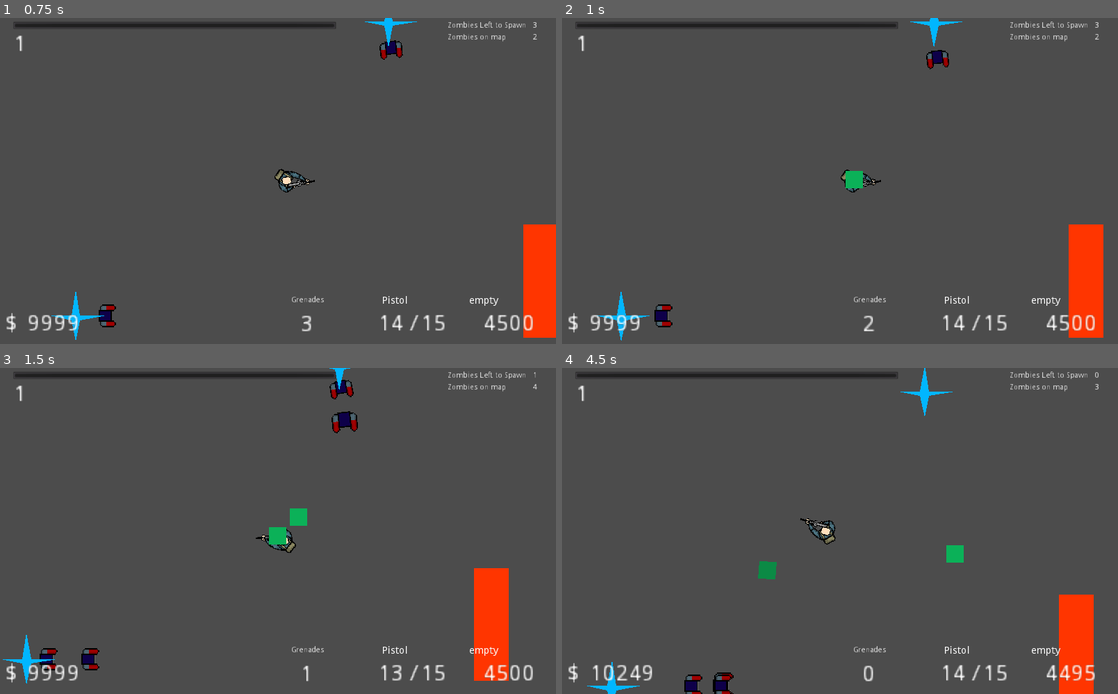
Above: before the commit, frames 1-4 (two rows, left to right).
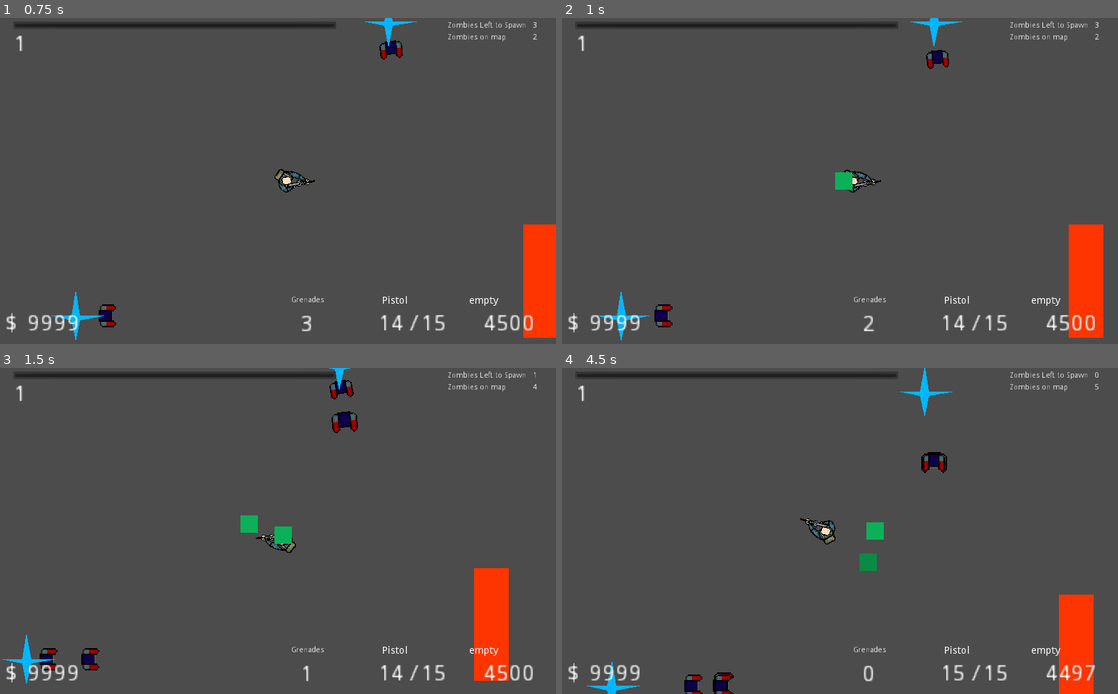
Above: after the commit, the same moments.

Repository: seffa1/ZombieGame
Game: Godot game, scene res://world.tscn
The game is run twice, just before and just after one commit, with the same random seed, the same clock (stepped at 60 frames per second) and the same inputs.
Inputs (mouse positions are in pixels of both pictures, inside the frame that each line leads up to):
- Up to frame 1 (0.75 s): move the mouse to (400, 164) at 0.52 s; press the mouse at (400, 164) at 0.53 s; hold D (right) from 0.53 s (still down)
- Up to frame 2 (1 s): keep holding D (right); right-click (962, 164) at 0.8 s
- Up to frame 3 (1.5 s): move the mouse to (166, 547) at 1.27 s; release D (right) at 1.28 s; release the mouse at (166, 547) at 1.28 s; hold S (down) from 1.28 s (still down); right-click (166, 547) at 1.35 s; click (166, 547) at 1.42 s
- Up to frame 4 (4.5 s): tap Space (melee) at 1.55, 2.1 s; move the mouse to (895, 459) at 2.02 s; release S (down) at 2.03 s; hold D (right) 2.03-2.78 s; click (895, 459) at 2.17 s; tap 1 (switch_weapons) at 2.3, 2.85 s; move the mouse to (812, 596) at 2.77 s; hold W (up) 2.78-3.53 s; click (812, 596) at 3.05 s; move the mouse to (1006, 579) at 3.52 s; press the mouse at (1006, 579) at 3.53 s; hold A (left) from 3.53 s (still down); right-click (1006, 579) at 3.8 s; tap R (reload) at 4.15 s; move the mouse to (673, 482) at 4.27 s; release the mouse at (673, 482) at 4.28 s; right-click (673, 482) at 4.35 s; click (673, 482) at 4.42 s

Frame 1 is identical in both runs. In frame 2, 0.2% of the frame differs, in the area x 49-55%, y 46-53%; in frame 3, 0.5%; in frame 4, 1.3%, in the area x 5-97%, y 5-96%.

Commit message:
moved shoot logic to player and melee cancels inputs

Diff:
--- a/Gun.gd
+++ b/Gun.gd
@@ -41,20 +41,18 @@
 	emit_signal("updateHUD", clip_count, CLIP_SIZE, ammo)
 
 # Called every frame. 'delta' is the elapsed time since the previous frame.
-func _process(delta):
-	# i could change this is "just_pressed" for a single shot gun
-	if SINGLE_FIRE:
-		if Input.is_action_just_pressed("click"):
-			shoot()
-	else:
-		if Input.is_action_pressed("click"):
-			shoot()
+#func _process(delta):
+#	# i could change this is "just_pressed" for a single shot gun
+#	if SINGLE_FIRE:
+#		if Input.is_action_just_pressed("click"):
+#			shoot()
+#	else:
+#		if Input.is_action_pressed("click"):
+#			shoot()
+#
+#	if Input.is_action_just_pressed("reload"):
+#		reload()
 
-
-
-	if Input.is_action_just_pressed("reload"):
-		reload()
-	look_at(get_global_mouse_position())
 
 
 func shoot():
--- a/Player.gd
+++ b/Player.gd
@@ -34,6 +34,7 @@
 
 # Guns
 var SWITCH_WEAPON_TIMER = .1 # Replace this with an animation method call
+var single_fire : bool = true  # gets set during equip / switch weapons
 onready var current_gun : PackedScene = STARTING_GUN  # Packed Scene
 onready var other_gun : PackedScene
 var current_gun_name : String
@@ -41,7 +42,8 @@
 var other_gun_info = {
 	"name": null,
 	"clip_count": null,
-	"ammo": null
+	"ammo": null,
+	"SINGLE_FIRE": null
 }
 var can_switch_weapons = true
 
@@ -62,7 +64,7 @@
 var chosen_zombie
 
 func melee_do_damage():
-	if chosen_zombie != null:
+	if chosen_zombie != null and is_instance_valid(chosen_zombie):
 		chosen_zombie.take_damage(melee_damage, self)
 	velocity = Vector2.ZERO
 
@@ -98,6 +100,7 @@
 	emit_signal("grenade_change", grenade_count)
 	gun_slots.append(STARTING_GUN)
 	var gun = STARTING_GUN.instance()
+	single_fire = gun.SINGLE_FIRE
 	current_gun_name = gun.name
 	emit_signal("gun_change", gun.name, "empty")
 	add_child(gun)
@@ -110,14 +113,28 @@
 	if can_heal and health < MAX_HEALTH:
 		heal()
 
-	if Input.is_action_pressed("grenade"):
-		charge_grenade()
+	# If we are not in the middle of a melee attack
+	if can_melee:
+		if Input.is_action_just_pressed("melee"):
+			melee()
+
+		if single_fire:
+			if Input.is_action_just_pressed("click"):
+				shoot()
+		else:
+			if Input.is_action_pressed("click"):
+				shoot()
+
+		if Input.is_action_just_pressed("reload"):
+			reload()
+
+		if Input.is_action_pressed("grenade"):
+			charge_grenade()
 
 	if Input.is_action_just_released("grenade"):
 		throw_grenade()
 
-	if Input.is_action_just_pressed("melee") and can_melee:
-		melee()
+
 
 	if Input.is_action_pressed("interact"):
 		if len(interactables) > 0:
@@ -157,8 +174,12 @@
 		update()  # For drawing
 		# We need to manually move the grenade
 		var g = get_node("Grenade")
+		can_melee = false
 		# If the grenade blew up in our hands
 		if g == null:
+			grenade_throw_velocity = Vector2.ZERO
+			charging_grenade = false
+			can_melee = true
 			return
 
 		# Do we actually need this?
@@ -186,7 +207,15 @@
 	charging_grenade = false
 	can_melee = true
 
-
+func reload():
+	for _node in get_children():
+		if _node.get_filename() == current_gun.get_path():
+			_node.reload()
+
+func shoot():
+	for _node in get_children():
+		if _node.get_filename() == current_gun.get_path():
+			_node.shoot()
 
 func equip_gun(_gun: PackedScene):
 	"""
@@ -214,6 +243,7 @@
 
 		# Add the new gun to the tree and restore its state
 		var gun2 = current_gun.instance()
+		single_fire = gun2.SINGLE_FIRE
 		add_child(gun2)
 
 		# Update the HUD
@@ -223,6 +253,7 @@
 		other_gun_info['name'] = gun1.name
 		other_gun_info["clip_count"] = gun1.clip_count
 		other_gun_info["ammo"] = gun1.ammo
+		other_gun_info['SINGLE_FIRE'] = gun1.SINGLE_FIRE
 
 	# If we already have an 'other gun' then the new gun will replace our current gun
 	else:
@@ -262,6 +293,7 @@
 	# Add the new gun to the tree and restore its state
 	var gun2 = current_gun.instance()
 	add_child(gun2)
+	single_fire = gun2.SINGLE_FIRE
 	gun2.ammo = other_gun_info["ammo"]
 	gun2.clip_count = other_gun_info["clip_count"]
 
@@ -272,6 +304,7 @@
 	other_gun_info['name'] = gun1.name
 	other_gun_info["clip_count"] = gun1.clip_count
 	other_gun_info["ammo"] = gun1.ammo
+	other_gun_info['SINGLE_FIRE'] = gun1.SINGLE_FIRE
 
 	# Remove the old gun from the tree
 	remove_child(gun1)
